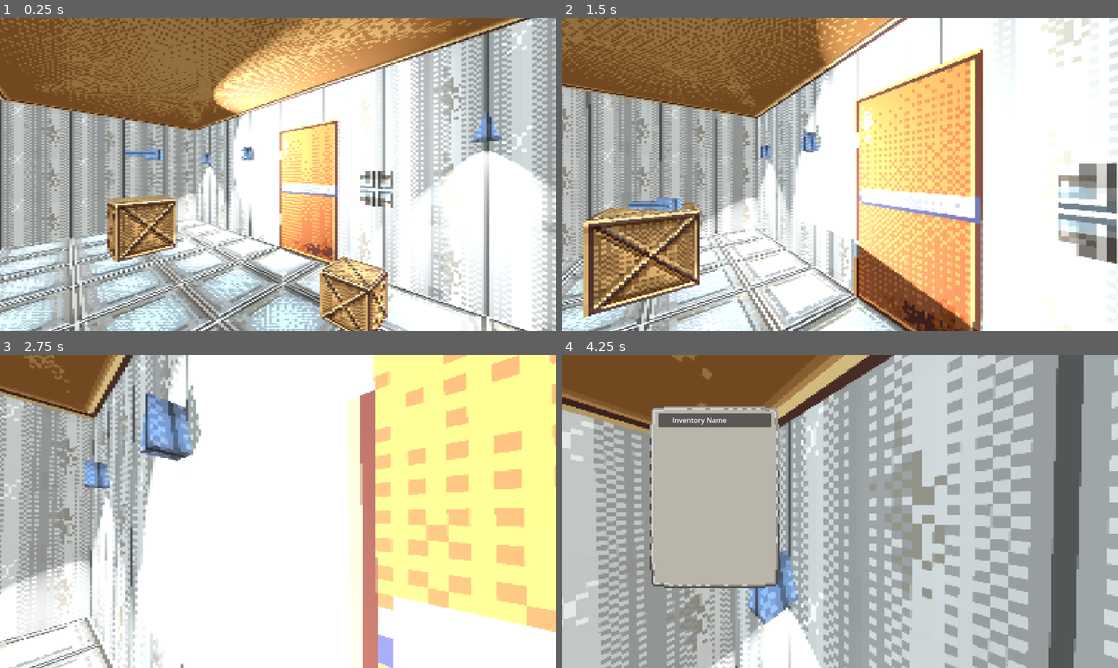
Above: before the commit, frames 1-4 (two rows, left to right).
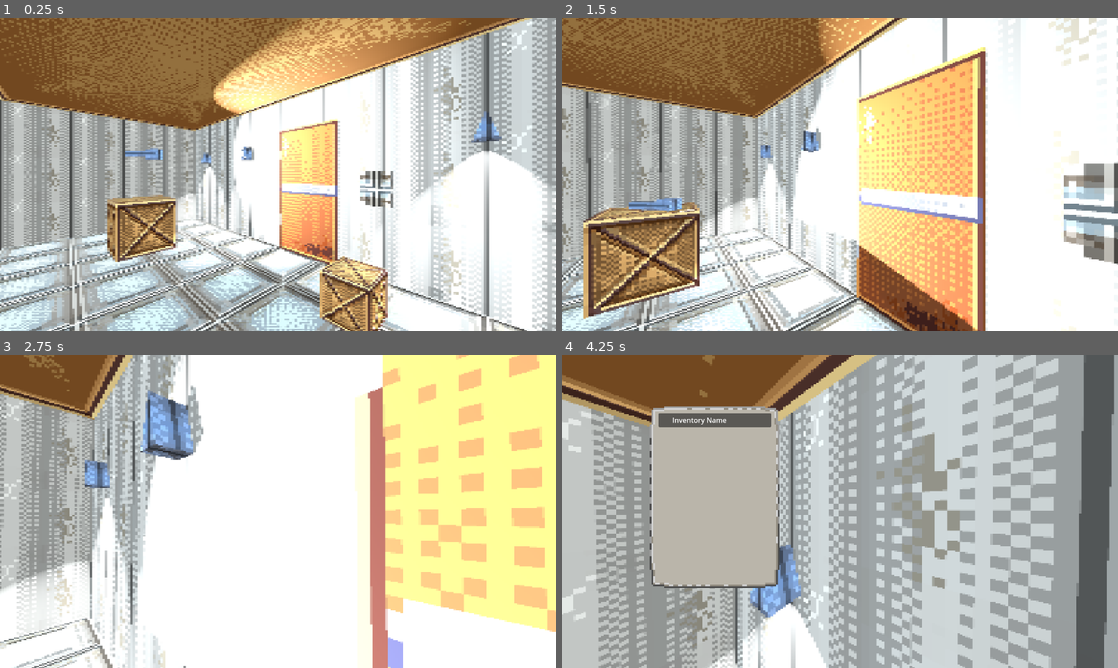
Above: after the commit, the same moments.

Repository: Shakkael/horror_game
Game: Godot game, scene res://Scenes/test_viewport.tscn
Same seed, same stepped clock (60 frames per second), same inputs: the game is played once before the commit and once after it. The project has no main scene, so this scene is started directly. The engine's default icon, where the game draws it, is replaced by a stand-in: a white triangle on a blue panel in a dark square.
Inputs (mouse positions are in pixels of both pictures, inside the frame that each line leads up to):
- Up to frame 1 (0.25 s): no input
- Up to frame 2 (1.5 s): move the mouse to (867, 174) at 0.52 s; hold W (move_forward) from 0.53 s (still down); tap Q (drop) at 0.6 s; tap Space (move_jump) at 0.77 s; click (867, 174) at 0.8 s; move the mouse to (812, 174) at 1.27 s; click (812, 174) at 1.35 s
- Up to frame 3 (2.75 s): keep holding W (move_forward); tap Space (move_jump) at 1.52 s; tap Q (drop) at 1.55, 2.1 s; move the mouse to (289, 505) at 2.02 s; click (289, 505) at 2.3 s
- Up to frame 4 (4.25 s): keep holding W (move_forward); move the mouse to (834, 517) at 2.77 s; click (834, 517) at 2.85 s; tap Space (move_jump) at 3.02, 3.77 s; tap Q (drop) at 3.05 s; move the mouse to (878, 514) at 3.52 s; hold Shift (run) from 3.53 s (still down); click (878, 514) at 3.8 s; tap Tab (inventory) at 4.15 s

The runs differ from the first frame. In frame 1, 1.0% of the frame differs, in the area x 0-96%, y 0-36%; in frame 2, 20%; in frame 3, 17%; in frame 4, 41%, in the area x 0-100%, y 0-100%.

Commit message:
Audio! Finally I added sounds to my game. For now I added steps sounds and use sounds. There is a default sound for all usable interactive objects and two dedicated sounds for flashlight. Ideally all usable objects will have their own use sounds

Diff:
--- a/ButtonInt.gd
+++ b/Classes/buttonInt.gd
@@ -7,3 +7,4 @@
 	var target_node : Interactive = get_node(target_path)
 	print(target_node)
 	target_node.use()
+	return super()
--- a/Classes/container.gd
+++ b/Classes/container.gd
@@ -1,4 +1,4 @@
-extends Interactive
+extends Destructible
 class_name ContainerInt
 
 @export_group("Iventory")
--- /dev/null
+++ b/Classes/destructible.gd
@@ -0,0 +1,9 @@
+extends Interactive
+class_name Destructible
+
+@export var destructible := false
+@export_group("Objects")
+@export var to_become : PackedScene
+@export var to_spawn : PackedScene
+@export_group("Items")
+@export var to_drop : Item
--- a/Classes/door.gd
+++ b/Classes/door.gd
@@ -1,4 +1,4 @@
-extends Interactive
+extends Destructible
 class_name Door
 
 @export_enum("Regular", "Slide", "Rotate") var opening := 0
@@ -40,6 +40,7 @@
 		close()
 	else:
 		open()
+	return super()
 
 func open():
 	if opening == 0:
--- a/Classes/interactable.gd
+++ b/Classes/interactive.gd
@@ -7,6 +7,11 @@
 @export var interactive : Material = preload("res://Materials/interactive.tres")
 @export var model_material : Material
 @export var target : Texture = preload("res://Graphics/Sprites/HUD/Placeholder.png")
+@export_group("Interaction")
+@export var hit_particles : CPUParticles3D
+@export var use_sounds : Array[AudioStream] = [preload("res://SFX/Uses/sfxUnusable.wav")]
+#@export var walk_sound String?
+#@export var hit_sound : Audio
 
 var InstanceMesh = MeshInstance3D.new()
 var OutlineMesh = MeshInstance3D.new()
@@ -40,3 +45,7 @@
 func not_looked_at():
 	InstanceMesh.material_override.set("shader_parameter/blink",false)
 	OutlineMesh.get_surface_override_material(0).set("shader_parameter/blink",false)
+
+func use():
+	randomize()
+	return use_sounds.pick_random()
--- a/Classes/pickable.gd
+++ b/Classes/pickable.gd
@@ -2,13 +2,19 @@
 class_name Pickable
 
 @export var item := "flashlight"
+@export var pickable := true
+
+func use():
+	return super()
 
 func pickup():
 	queue_free()
 	return Relations.get_item(item)
 
-func use():
-	pass
+func in_hand():
+	pickable = false
+	InstanceMesh.layers = 32
 
-func in_hand():
-	InstanceMesh.layers = 32
+func looked_at():
+	if pickable:
+		super()
--- a/Items/Hand/flashlight.gd
+++ b/Items/Hand/flashlight.gd
@@ -2,6 +2,7 @@
 
 func use():
 	$Lamp/SpotLight3D.visible = !$Lamp/SpotLight3D.visible
+	return super()
 
 func in_hand():
 	$Lamp.layers = 32
--- a/Items/Hand/flashlight.tscn
+++ b/Items/Hand/flashlight.tscn
@@ -1,17 +1,18 @@
-[gd_scene load_steps=5 format=3 uid="uid://cqej4cvhertxb"]
+[gd_scene load_steps=7 format=3 uid="uid://cqej4cvhertxb"]
 
 [ext_resource type="Script" path="res://Items/Hand/flashlight.gd" id="1_nuoms"]
 [ext_resource type="CylinderMesh" uid="uid://bbanvjj8oj83g" path="res://Models/flashlight_handle.tres" id="2_ylxpe"]
 [ext_resource type="Material" uid="uid://dwj44uvpjbygl" path="res://Materials/lamp.tres" id="3_ga7mw"]
 [ext_resource type="PrismMesh" uid="uid://dkbv7pga1gbpj" path="res://Models/flashlight.tres" id="4_q51k3"]
+[ext_resource type="AudioStream" uid="uid://c5kqou10aohcq" path="res://SFX/Uses/Flashlight/flashlightSwitch.wav" id="4_qnn0p"]
+[ext_resource type="AudioStream" uid="uid://clg3tr48fqup8" path="res://SFX/Uses/Flashlight/flashlightSwitch2.wav" id="5_by48x"]
 
 [node name="Flashlight" type="RigidBody3D"]
 transform = Transform3D(1, 0, 0, 0, -4.37114e-08, -1, 0, 1, -4.37114e-08, 0, 0, 0)
-collision_layer = 2
-collision_mask = 2
 script = ExtResource("1_nuoms")
 model_mesh = ExtResource("2_ylxpe")
 model_material = ExtResource("3_ga7mw")
+use_sounds = Array[AudioStream]([ExtResource("4_qnn0p"), ExtResource("5_by48x")])
 
 [node name="Lamp" type="MeshInstance3D" parent="."]
 transform = Transform3D(1, 0, 0, 0, 1, 0, 0, 0, 1, 0, -0.2, 0)
--- /dev/null
+++ b/SFX/PlayerSteps.tres
@@ -0,0 +1,11 @@
+[gd_resource type="Resource" script_class="SoundsTest" load_steps=6 format=3 uid="uid://byfsuxeitfg0s"]
+
+[ext_resource type="Script" path="res://SFX/sounds.gd" id="1_neh40"]
+[ext_resource type="AudioStream" uid="uid://dsoy74bodf71r" path="res://SFX/Uses/Steps/step (2).wav" id="2_5dvhk"]
+[ext_resource type="AudioStream" uid="uid://btowc3c7ph41l" path="res://SFX/Uses/Steps/step (3).wav" id="3_hyp2l"]
+[ext_resource type="AudioStream" uid="uid://bh2eiv43vb8pm" path="res://SFX/Uses/Steps/step (4).wav" id="4_i0l4n"]
+[ext_resource type="AudioStream" uid="uid://cegy0seehb3vn" path="res://SFX/Uses/Steps/step (5).wav" id="5_2yol6"]
+
+[resource]
+script = ExtResource("1_neh40")
+walk_ground = Array[AudioStream]([ExtResource("2_5dvhk"), ExtResource("3_hyp2l"), ExtResource("4_i0l4n"), ExtResource("5_2yol6")])
--- /dev/null
+++ b/SFX/sounds.gd
@@ -0,0 +1,4 @@
+extends Resource
+class_name SoundsTest
+
+@export var walk_ground : Array[AudioStream]
--- a/Scenes/test_character.tscn
+++ b/Scenes/character.tscn
@@ -1,14 +1,14 @@
 [gd_scene load_steps=14 format=3 uid="uid://dx42ep1hy05bl"]
 
-[ext_resource type="Script" path="res://Scenes/test_character.gd" id="1_rjxq4"]
-[ext_resource type="Script" path="res://Classes/inventory.gd" id="2_1g00i"]
-[ext_resource type="PackedScene" uid="uid://owdtmj4u7ps1" path="res://Scenes/inventory.tscn" id="2_xgufh"]
-[ext_resource type="Shader" path="res://Shaders/screenpixelization.gdshader" id="3_ec8fi"]
-[ext_resource type="Texture2D" uid="uid://d1xveej3p25o5" path="res://icon.svg" id="3_qy4t4"]
-[ext_resource type="PackedScene" uid="uid://g5jp47wx0eua" path="res://Scenes/test_interaction.tscn" id="4_ytkwm"]
+[ext_resource type="Script" path="res://Scenes/test_character.gd" id="1_lv1jx"]
+[ext_resource type="Script" path="res://Classes/inventory.gd" id="2_wikqp"]
+[ext_resource type="Shader" path="res://Shaders/screenpixelization.gdshader" id="3_n1qom"]
+[ext_resource type="PackedScene" uid="uid://owdtmj4u7ps1" path="res://Scenes/inventory.tscn" id="4_71kx0"]
+[ext_resource type="Texture2D" uid="uid://d1xveej3p25o5" path="res://icon.svg" id="5_5tstd"]
+[ext_resource type="PackedScene" uid="uid://g5jp47wx0eua" path="res://Scenes/test_interaction.tscn" id="6_8tg18"]
 
 [sub_resource type="Resource" id="Resource_2x2e1"]
-script = ExtResource("2_1g00i")
+script = ExtResource("2_wikqp")
 slots = Array[Resource("res://Classes/item.gd")]([])
 
 [sub_resource type="CapsuleShape3D" id="CapsuleShape3D_qamml"]
@@ -28,16 +28,16 @@
 
 [sub_resource type="ShaderMaterial" id="ShaderMaterial_ui7hd"]
 resource_local_to_scene = true
-shader = ExtResource("3_ec8fi")
+shader = ExtResource("3_n1qom")
 shader_parameter/amount = 200
 shader_parameter/SCREEN_TEXTURE = SubResource("ViewportTexture_a7ekp")
 
 [sub_resource type="ViewportTexture" id="ViewportTexture_tbewj"]
 viewport_path = NodePath("SubViewport")
 
-[node name="CharacterBody3D" type="CharacterBody3D"]
+[node name="PlayerCharacter" type="CharacterBody3D"]
 transform = Transform3D(1, 0, 0, 0, 1, 0, 0, 0, 1, 0, 1, 0)
-script = ExtResource("1_rjxq4")
+script = ExtResource("1_lv1jx")
 Equipment = SubResource("Resource_2x2e1")
 
 [node name="Body" type="CollisionShape3D" parent="."]
@@ -45,8 +45,8 @@
 shape = SubResource("CapsuleShape3D_qamml")
 
 [node name="InventoryViewport" type="SubViewportContainer" parent="."]
-light_mask = 7
-visibility_layer = 7
+light_mask = 31
+visibility_layer = 31
 z_index = 1
 anchors_preset = 15
 anchor_right = 1.0
@@ -57,6 +57,7 @@
 
 [node name="PlayerViewport" type="SubViewport" parent="InventoryViewport"]
 handle_input_locally = false
+audio_listener_enable_3d = true
 size = Vector2i(1280, 720)
 render_target_update_mode = 4
 
@@ -64,21 +65,11 @@
 transform = Transform3D(1, 0, 0, 0, 1, 0, 0, 0, 1, 0, 1.5, 0)
 cull_mask = 1048031
 
-[node name="ItemViewport" type="SubViewport" parent="InventoryViewport"]
-transparent_bg = true
-handle_input_locally = false
-canvas_cull_mask = 4294967293
-size = Vector2i(1280, 720)
-render_target_update_mode = 4
-
-[node name="ItemCam" type="Camera3D" parent="InventoryViewport/ItemViewport"]
-transform = Transform3D(1, 0, 0, 0, 1, 0, 0, 0, 1, 0, 1.5, 0)
-cull_mask = 1047584
-
 [node name="PixelizeViewport" type="SubViewport" parent="InventoryViewport"]
 transparent_bg = true
 handle_input_locally = false
-canvas_cull_mask = 4294967293
+audio_listener_enable_3d = true
+canvas_cull_mask = 4294967277
 size = Vector2i(1280, 720)
 render_target_update_mode = 4
 
@@ -106,10 +97,23 @@
 grow_vertical = 2
 mouse_filter = 2
 
+[node name="ItemViewport" type="SubViewport" parent="InventoryViewport"]
+transparent_bg = true
+handle_input_locally = false
+audio_listener_enable_3d = true
+canvas_cull_mask = 4294967293
+size = Vector2i(1280, 720)
+render_target_update_mode = 4
+
+[node name="ItemCam" type="Camera3D" parent="InventoryViewport/ItemViewport"]
+transform = Transform3D(1, 0, 0, 0, 1, 0, 0, 0, 1, 0, 1.5, 0)
+cull_mask = 1047584
+
 [node name="InventoryViewport" type="SubViewport" parent="InventoryViewport"]
 transparent_bg = true
 handle_input_locally = false
-canvas_cull_mask = 4294966279
+audio_listener_enable_3d = true
+canvas_cull_mask = 4294966295
 size = Vector2i(1280, 720)
 render_target_update_mode = 4
 
@@ -190,3 +194,8 @@
 fixed_size = true
 render_priority = 10
 texture = SubResource("ViewportTexture_tbewj")
+
+[node name="StepsPlayer" type="AudioStreamPlayer3D" parent="."]
+transform = Transform3D(1, 0, 0, 0, 1, 0, 0, 0, 1, 0, -1, 0)
+
+[node name="UsePlayer" type="AudioStreamPlayer" parent="."]
--- a/Scenes/test_character.gd
+++ b/Scenes/test_character.gd
@@ -12,6 +12,7 @@
 var default_fov := 75.0
 
 @export var Equipment : Inventory
+@export var Steps := preload("res://SFX/PlayerSteps.tres")
 
 @onready var RayCast : RayCast3D = $Pivot/PlayerCamera/Pointer
 @onready var Target : Sprite3D = $test_interaction
@@ -24,6 +25,8 @@
 @onready var NormalCam := $InventoryViewport/InventoryViewport/CanvasLayer/NormalCam
 @onready var PlayCam := $InventoryViewport/PlayerViewport/Camera3D
 @onready var ItemCam := $InventoryViewport/ItemViewport/ItemCam
+@onready var UsePlayer := $UsePlayer
+@onready var StepsPlayer := $StepsPlayer
 
 var looking_at
 var current_item : Item = null
@@ -31,12 +34,12 @@
 func _ready():
 	Input.set_mouse_mode(Input.MOUSE_MODE_CAPTURED)
 
+func _process(delta):
+	PlayCam.global_transform = PlayerCam.global_transform
+	NormalCam.global_transform = PlayerCam.global_transform
+	ItemCam.global_transform = PlayerCam.global_transform
+
 func _physics_process(delta):
-	PlayCam.global_transform = PlayerCam.global_transform
-	NormalCam.global_position = lerp(NormalCam.global_position,PlayerCam.global_position,30*delta)
-	NormalCam.global_rotation = lerp(NormalCam.global_rotation,PlayerCam.global_rotation,50*delta)
-	ItemCam.global_position = lerp(ItemCam.global_position,PlayerCam.global_position,30*delta)
-	ItemCam.global_rotation = lerp(ItemCam.global_rotation,PlayerCam.global_rotation,50*delta)
 	interaction()
 	escape()
 	movement(delta)
@@ -102,22 +105,28 @@
 
 func interaction():
 	if Input.get_mouse_mode() == Input.MOUSE_MODE_CAPTURED and Input.is_action_just_pressed("interaction"):
+		var sound_play = null
 		if looking_at != null and looking_at is Interactive and looking_at.usable:
-			if looking_at is ContainerInt:
+			if looking_at is ButtonInt or looking_at is Door:
+				sound_play = looking_at.use()
+
+			elif looking_at is ContainerInt:
 				var container_data = looking_at.get_inv()
 				update_inv(ContainerInv, container_data[0], container_data[1], Equipment)
 				ContainerInv.visible = true
 				open_inv(container_data[0])
-			elif looking_at is Door:
-				looking_at.use()
-			elif looking_at is Pickable:
+				sound_play = looking_at.use()
+				#add close inventory sound
+
+			elif looking_at is Pickable and looking_at.pickable:
 				var item = looking_at.pickup()
 				Equipment.slots.append(item)
-			elif looking_at is ButtonInt:
-				looking_at.use()
+				#sound_play = pickup_sfx
 		else:
 			if Hand.get_child_count() > 0:
-				Hand.get_child(0).use()
+				sound_play = Hand.get_child(0).use()
+		if sound_play != null:
+			play_use(sound_play)
 
 func escape():
 	if Input.is_action_just_pressed("ui_cancel") and Input.get_mouse_mode() == Input.MOUSE_MODE_CAPTURED and not get_tree().paused:
@@ -151,6 +160,10 @@
 	if direction and moving:
 		velocity.x = direction.x * SPEED * delta * speed_multiplier
 		velocity.z = direction.z * SPEED * delta * speed_multiplier
+		if is_on_floor():
+			if !StepsPlayer.playing:
+				StepsPlayer.stream = Steps.walk_ground.pick_random()
+				StepsPlayer.play()
 	elif !is_on_floor():
 		velocity.x = move_toward(velocity.x, 0, delta)
 		velocity.z = move_toward(velocity.z, 0, delta)
@@ -161,6 +174,9 @@
 func raycast():
 	var collider = RayCast.get_collider()
 	if collider != null and collider.has_method("looked_at"):
+		var outline_bool = collider.get("pickable")
+		if outline_bool == false:
+			return
 		Target.visible = true
 		Target.global_position = RayCast.get_collision_point() + Vector3(0,0.2,0)
 		collider.looked_at()
@@ -223,3 +239,7 @@
 		item_obj.continuous_cd = true
 		Hand.remove_child(Hand.get_child(0))
 		current_item = null
+
+func play_use(sound : AudioStream):
+	UsePlayer.stream = sound
+	UsePlayer.play()
--- a/Scenes/test_env.tscn
+++ b/Scenes/test_env.tscn
@@ -1,7 +1,7 @@
 [gd_scene load_steps=6 format=3 uid="uid://ckqfgpnveaids"]
 
 [ext_resource type="PackedScene" uid="uid://cc5tqc12c6hxq" path="res://Scenes/test_map.tscn" id="1_hyhmg"]
-[ext_resource type="PackedScene" uid="uid://dx42ep1hy05bl" path="res://Scenes/test_character.tscn" id="2_eac8q"]
+[ext_resource type="PackedScene" uid="uid://dx42ep1hy05bl" path="res://Scenes/character.tscn" id="2_eac8q"]
 
 [sub_resource type="ProceduralSkyMaterial" id="ProceduralSkyMaterial_ibk6h"]
 
--- a/Scenes/test_map.tscn
+++ b/Scenes/test_map.tscn
@@ -6,9 +6,9 @@
 [ext_resource type="Material" uid="uid://dd7u3q51vlyrj" path="res://Materials/wall_mat.tres" id="3_qxaak"]
 [ext_resource type="Texture2D" uid="uid://p6sbcml5ym1u" path="res://Graphics/Textures/CeilingNormal.png" id="4_0jj5q"]
 [ext_resource type="Material" uid="uid://dq4uesnaa4bt0" path="res://Materials/box_0_5.tres" id="5_jr88c"]
-[ext_resource type="Script" path="res://ButtonInt.gd" id="6_cbb2v"]
 [ext_resource type="Material" uid="uid://dwj44uvpjbygl" path="res://Materials/lamp.tres" id="7_0rgqr"]
 [ext_resource type="PackedScene" uid="uid://cqej4cvhertxb" path="res://Items/Hand/flashlight.tscn" id="7_wpns3"]
+[ext_resource type="Script" path="res://Classes/buttonInt.gd" id="8_sxhdu"]
 [ext_resource type="PackedScene" uid="uid://d2svtyjojtp37" path="res://Scenes/test_door.tscn" id="8_vn5tb"]
 [ext_resource type="Script" path="res://Classes/container.gd" id="9_vu7u2"]
 [ext_resource type="BoxMesh" uid="uid://ch8s1bvgl4xw0" path="res://Models/test_container.tres" id="10_nd8tq"]
@@ -45,7 +45,7 @@
 
 [sub_resource type="BoxMesh" id="BoxMesh_bamfd"]
 material = ExtResource("3_qxaak")
-size = Vector3(17, 3, 1)
+size = Vector3(14, 3, 1)
 
 [sub_resource type="BoxMesh" id="BoxMesh_csk8p"]
 material = ExtResource("3_qxaak")
@@ -54,10 +54,6 @@
 [sub_resource type="BoxMesh" id="BoxMesh_g3dco"]
 material = ExtResource("3_qxaak")
 size = Vector3(8, 3, 1)
-
-[sub_resource type="BoxMesh" id="BoxMesh_0jkhs"]
-material = ExtResource("3_qxaak")
-size = Vector3(1, 3, 6)
 
 [sub_resource type="BoxMesh" id="BoxMesh_776yo"]
 material = SubResource("StandardMaterial3D_y567g")
@@ -103,7 +99,7 @@
 skeleton = NodePath("../..")
 
 [node name="Wall2" type="MeshInstance3D" parent="Collidable"]
-transform = Transform3D(-4.37114e-08, 0, -1, 0, 1, 0, 1, 0, -4.37114e-08, 4.5, 1.5, -5.5)
+transform = Transform3D(-4.37114e-08, 0, -1, 0, 1, 0, 1, 0, -4.37114e-08, 4.5, 1.5, -4)
 mesh = SubResource("BoxMesh_bamfd")
 skeleton = NodePath("../..")
 
@@ -116,14 +112,14 @@
 transform = Transform3D(1, 0, 0, 0, 1, 0, 0, 0, 1, 0, 1.5, 2.5)
 mesh = SubResource("BoxMesh_g3dco")
 
-[node name="MeshInstance3D2" type="MeshInstance3D" parent="Collidable"]
-transform = Transform3D(1, 0, 0, 0, 1, 0, 0, 0, 1, -4.5, 1.5, 0)
-mesh = SubResource("BoxMesh_0jkhs")
-skeleton = NodePath("../MeshInstance3D")
-
 [node name="Ceiling2" type="MeshInstance3D" parent="Collidable"]
 transform = Transform3D(1, 0, 0, 0, 1, 0, 0, 0, 1, 0, 3.1, -7)
 mesh = SubResource("BoxMesh_776yo")
+
+[node name="Wall4" type="MeshInstance3D" parent="Collidable"]
+transform = Transform3D(-4.37114e-08, 0, -1, 0, 1, 0, 1, 0, -4.37114e-08, -4.5, 1.5, -4)
+mesh = SubResource("BoxMesh_bamfd")
+skeleton = NodePath("../..")
 
 [node name="Lamp" type="Node3D" parent="."]
 transform = Transform3D(1, 0, 0, 0, 1, 0, 0, 0, 1, -1, 0, 0)
@@ -173,7 +169,7 @@
 [node name="ButtonInt" type="RigidBody3D" parent="."]
 transform = Transform3D(1, 0, 0, 0, 1, 0, 0, 0, 1, 1.9, 1.3, -2)
 freeze = true
-script = ExtResource("6_cbb2v")
+script = ExtResource("8_sxhdu")
 target_path = NodePath("../test_door")
 model_mesh = SubResource("BoxMesh_rae1v")
 model_material = ExtResource("2_1snmf")
Binary file changed: Graphics/Textures/Ceiling.png
Binary file changed: Graphics/Textures/CeilingNormal.png
Not shown, added: SFX/Uses/Flashlight/flashlightSwitch.wav.import
Not shown, added: SFX/Uses/Flashlight/flashlightSwitch2.wav.import
Not shown, added: SFX/Uses/Steps/step (2).wav.import
Not shown, added: SFX/Uses/Steps/step (3).wav.import
Not shown, added: SFX/Uses/Steps/step (4).wav.import
Not shown, added: SFX/Uses/Steps/step (5).wav.import
Not shown, added: SFX/Uses/sfxUnusable.wav.import
Not shown: 4 places in Scenes/character.tscn that only renumber resources
Not shown: 1 places in Scenes/test_map.tscn that only renumber resources
Not shown, added: .gitattributes
(and 15 more such lines)
